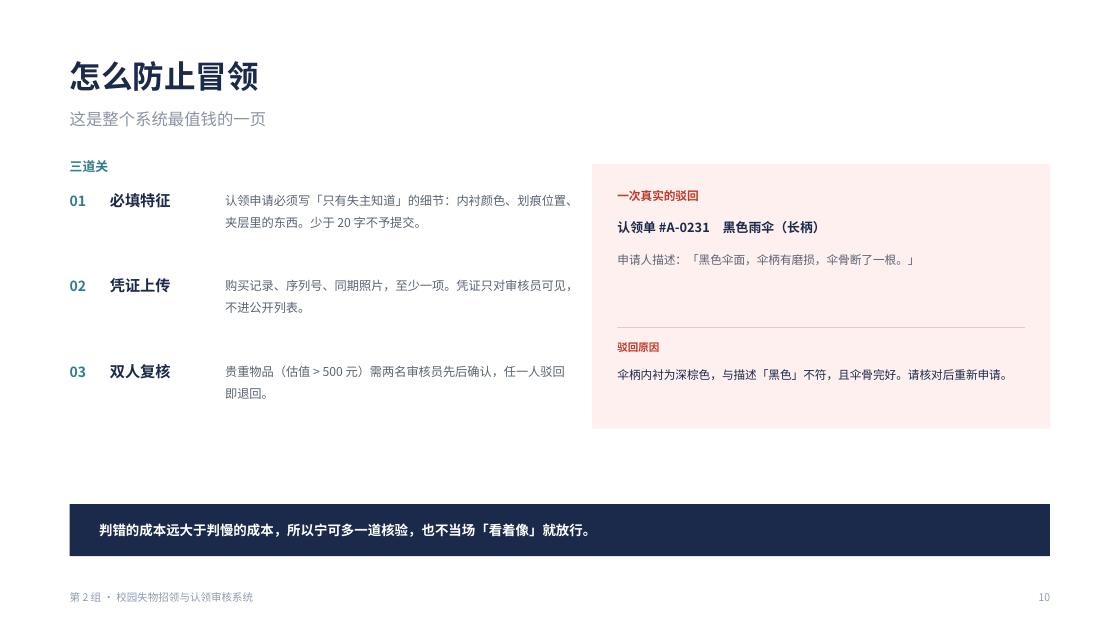
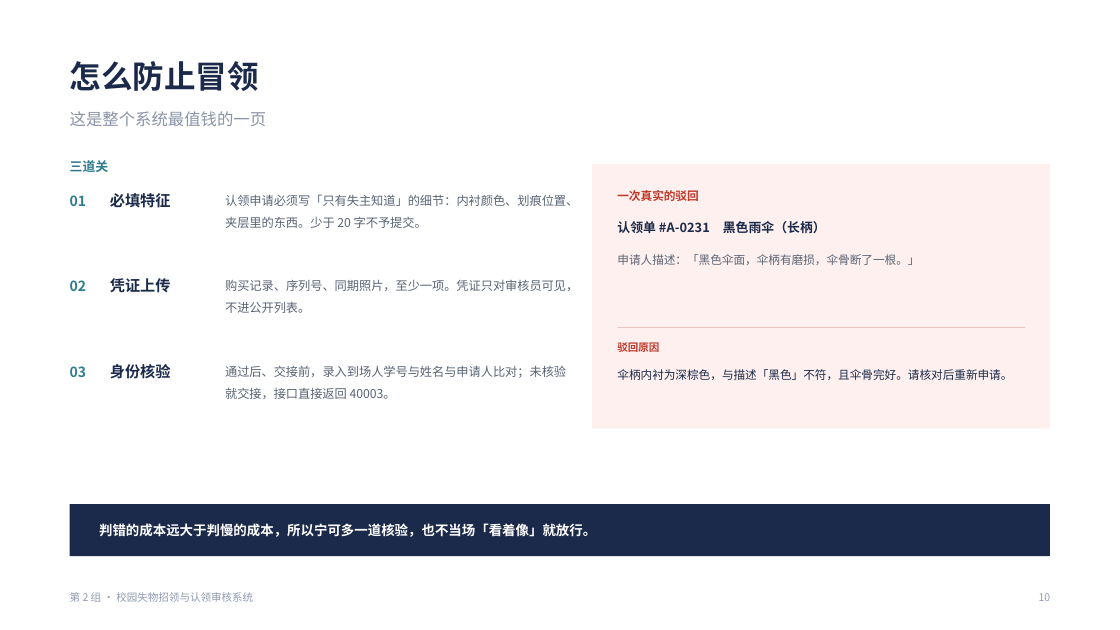
Before and after one commit to wbdgbkbdjsj/campus-lost-and-found, a slide deck: slide 10 of 校园失物招领-第2组/doc/25-答辩PPT-第2组.pptx. Drawn at 1120x630 pixels with LibreOffice and Linux fonts; fonts in the diff are those of the drawing. Boxes give left, top, right and bottom in pixels: in the first picture for what was removed or moved away, otherwise in the second. Text is boxed around its words. In the diff, an @@ line names an element or a change of style, - is before the commit and + after.

```diff
--- a/校园失物招领-第2组/doc/25-答辩PPT-第2组.pptx
+++ b/校园失物招领-第2组/doc/25-答辩PPT-第2组.pptx
@@ text at bbox=[110, 364, 171, 379]: text changed @@
-双人复核
+身份核验
@@ text at bbox=[225, 365, 566, 399]: text changed @@
-贵重物品（估值 > 500 元）需两名审核员先后确认，任一人驳回即退回。
+通过后、交接前，录入到场人学号与姓名与申请人比对；未核验就交接，接口直接返回 40003。
```
Also in this commit, not shown: 7 other slides changed, 13 other files.
